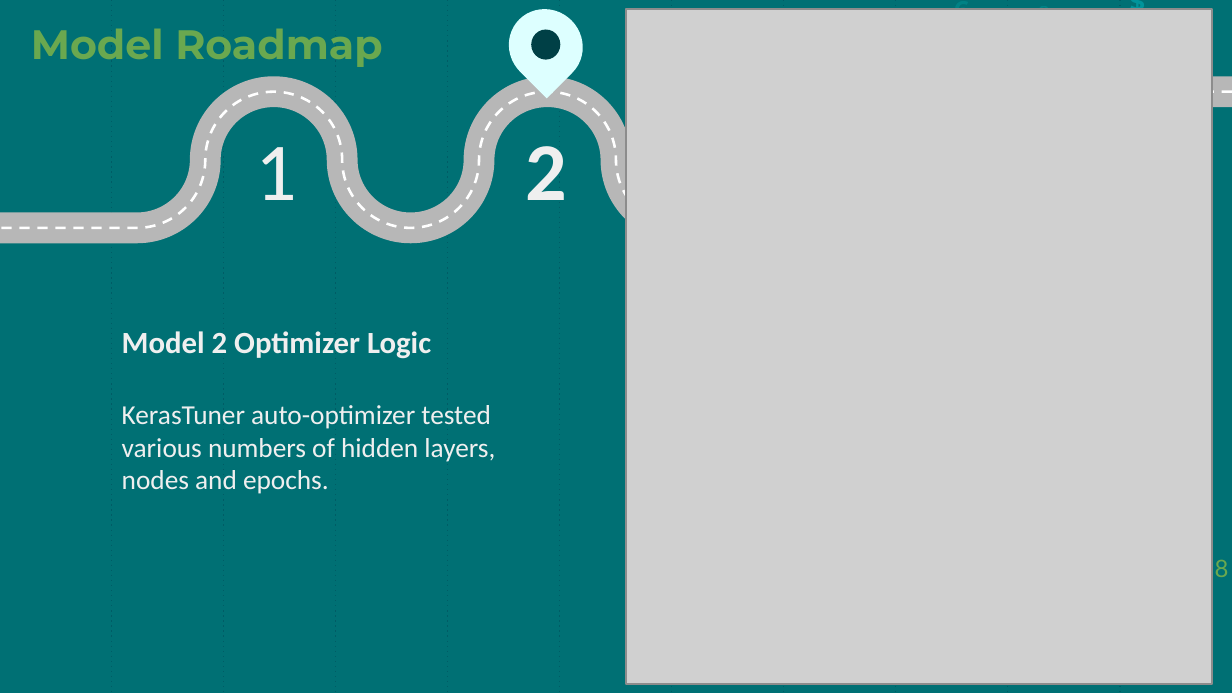
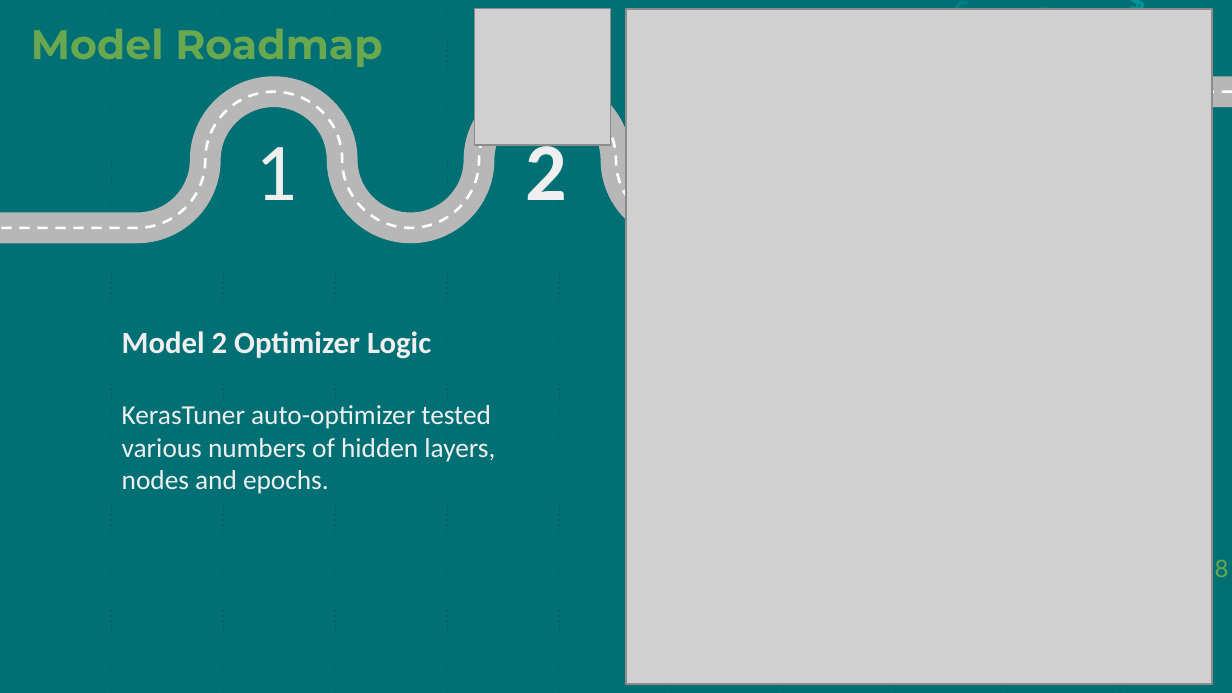
Before and after one commit to mlech413/Stock_Forecaster, a slide deck: slide 13 of Presentation/Stock Market Predictor.pptx. Drawn at 1232x693 pixels with LibreOffice and Linux fonts; fonts in the diff are those of the drawing; grey boxes stand for pictures. Boxes give left, top, right and bottom in pixels: in the first picture for what was removed or moved away, otherwise in the second. Text is boxed around its words. In the diff, an @@ line names an element or a change of style, - is before the commit and + after.

Commit message:
presentation

```diff
--- a/Presentation/Stock Market Predictor.pptx
+++ b/Presentation/Stock Market Predictor.pptx
@@ picture added at <box>474,9,611,145</box> @@
@@ teardrop removed at <box>494,0,599,98</box> @@
@@ ellipse removed at <box>531,30,561,59</box> @@
```
Also in this commit, not shown: 15 other slides changed.
